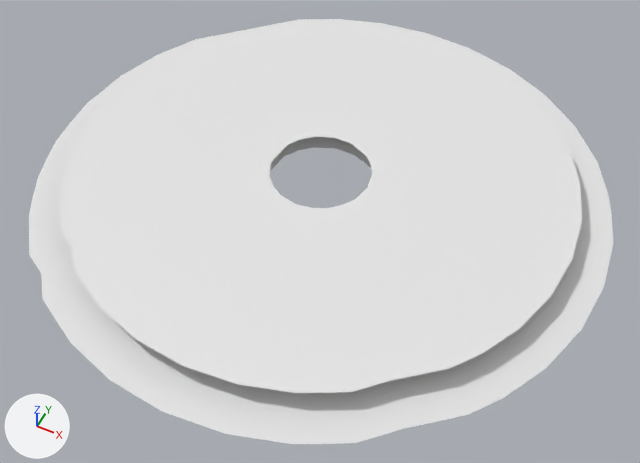
One commit to the OBJ model models/concat.obj: the scene before it, then after it.
The view is the same before and after, from a 50 mm camera at (6.64, -13.31, 20.02) aimed at (0.4, -0.84, 4.42). The lights are fixed; the arrows at lower left show +X, +Y and +Z. Where no turn or scale is listed for an object, it has been applied to the vertices.

Names of what the first picture shows: 'concat'.
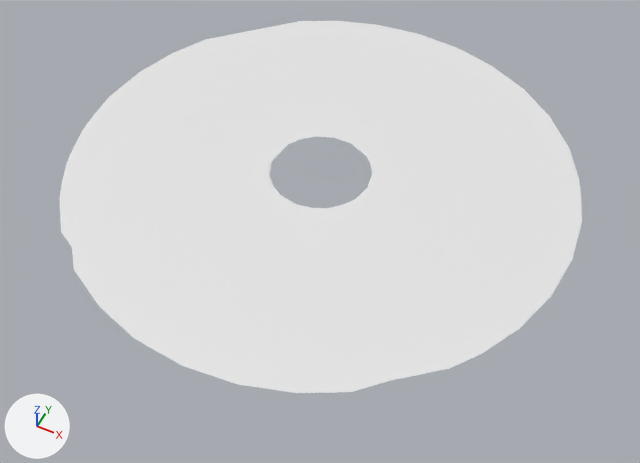
Changed parts and their boxes (x1, y1, x2, y2) in the pictures (640 x 463 px):
'concat', reshaped (10% narrower, 12% shorter)
    before: (29, 19, 613, 444)
    after: (59, 21, 582, 393)
part 1 of me_concat, deleted
    before: (29, 19, 613, 444)

The change, as a list of edits to the scene's bpy script:
```text
Change me_concat:
    where me_concat.from_pydata(...)  # 15938 vertices, 31024 faces; spans x -6.8..6.8, y -6.8..6.8, z 5.0..5.5
    used by ob_concat; location = (0.0, 0.0, 0.0)
    me_concat part 1: the loose piece of 7969 vertices spanning x -6.8..6.8, y -6.8..6.8, z 5.0 is deleted
```
